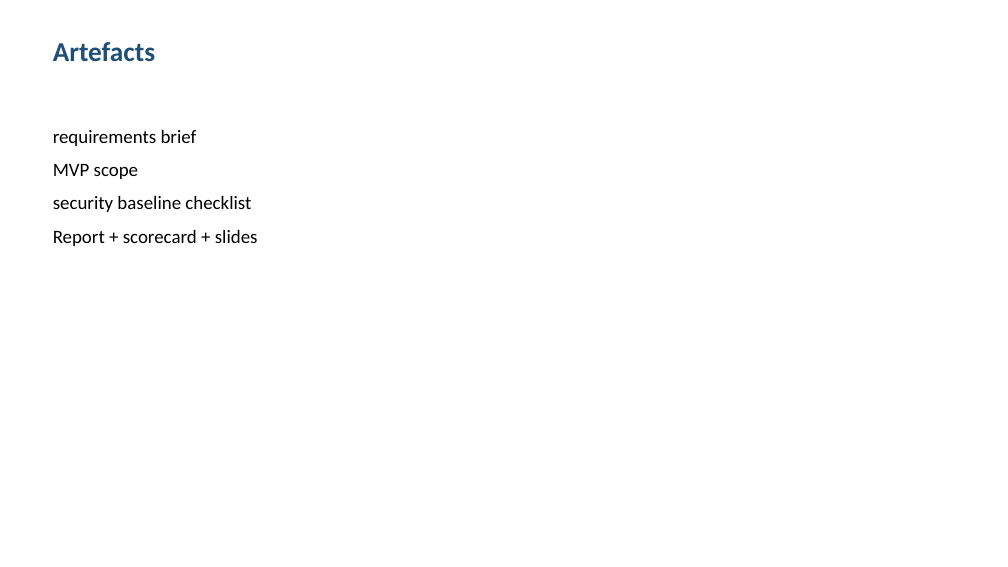
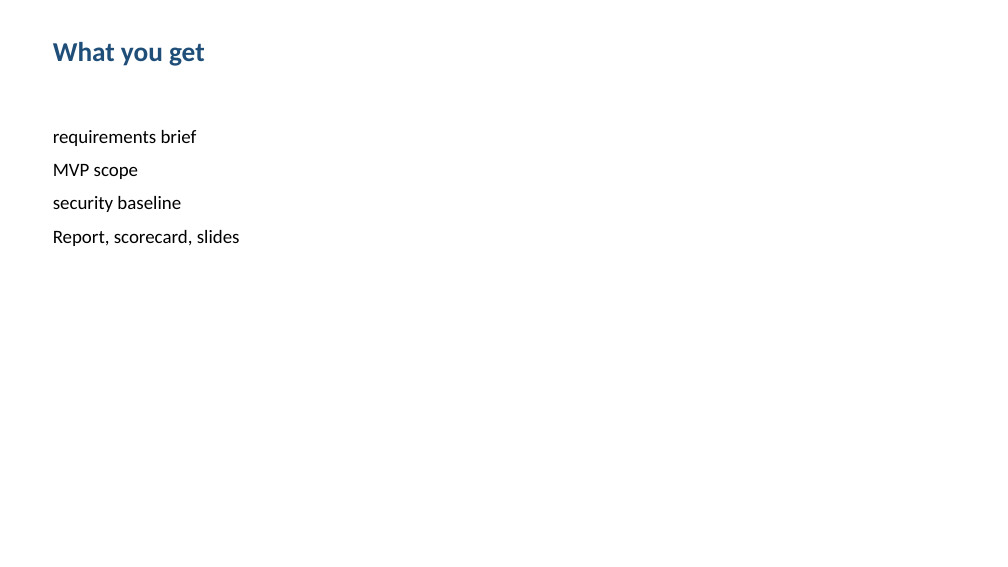
Before and after one commit to shohrabniaz/onsite-measurements-mobile-app, a slide deck: slide 3 of Final_Submission/02_Presentation.pptx. Drawn at 1008x567 pixels with LibreOffice and Linux fonts; fonts in the diff are those of the drawing. Boxes give left, top, right and bottom in pixels: in the first picture for what was removed or moved away, otherwise in the second. Text is boxed around its words. In the diff, an @@ line names an element or a change of style, - is before the commit and + after.

```diff
--- a/Final_Submission/02_Presentation.pptx
+++ b/Final_Submission/02_Presentation.pptx
@@ text at <box>53,42,205,66</box>: text changed @@
-Artefacts
+What you get
@@ text at <box>53,196,240,246</box>: text changed @@
-security baseline checklist
-Report + scorecard + slides
+security baseline
+Report, scorecard, slides
```
Also in this commit, not shown: 2 other slides changed, 1 slide added, 1 slide removed, 12 other files.
